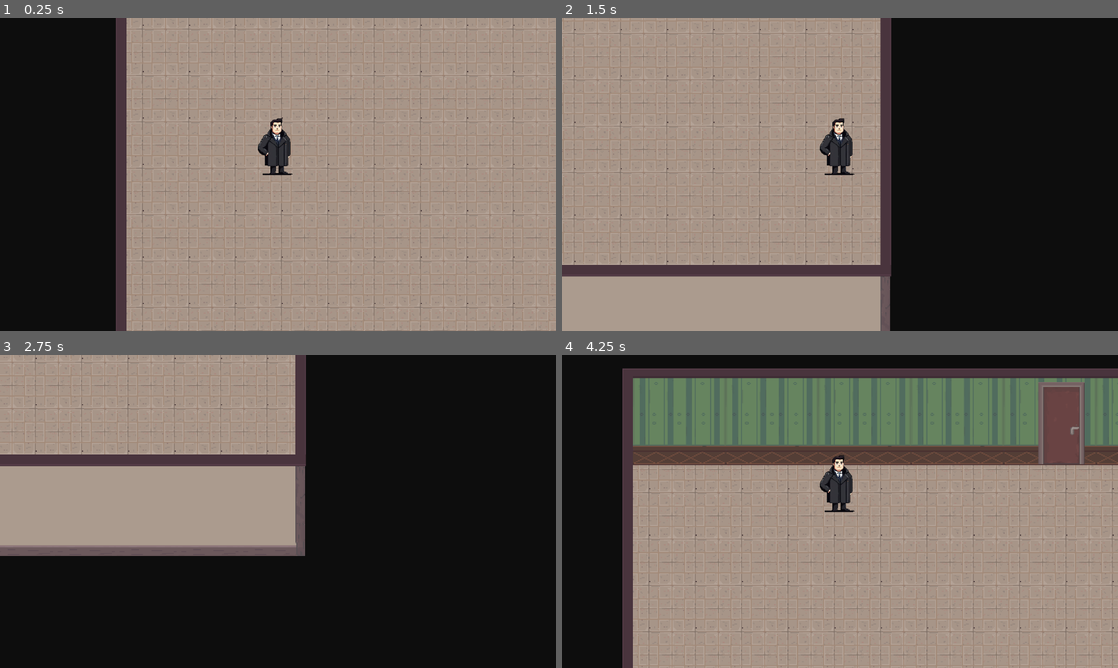
Above: before the commit, frames 1-4 (two rows, left to right).
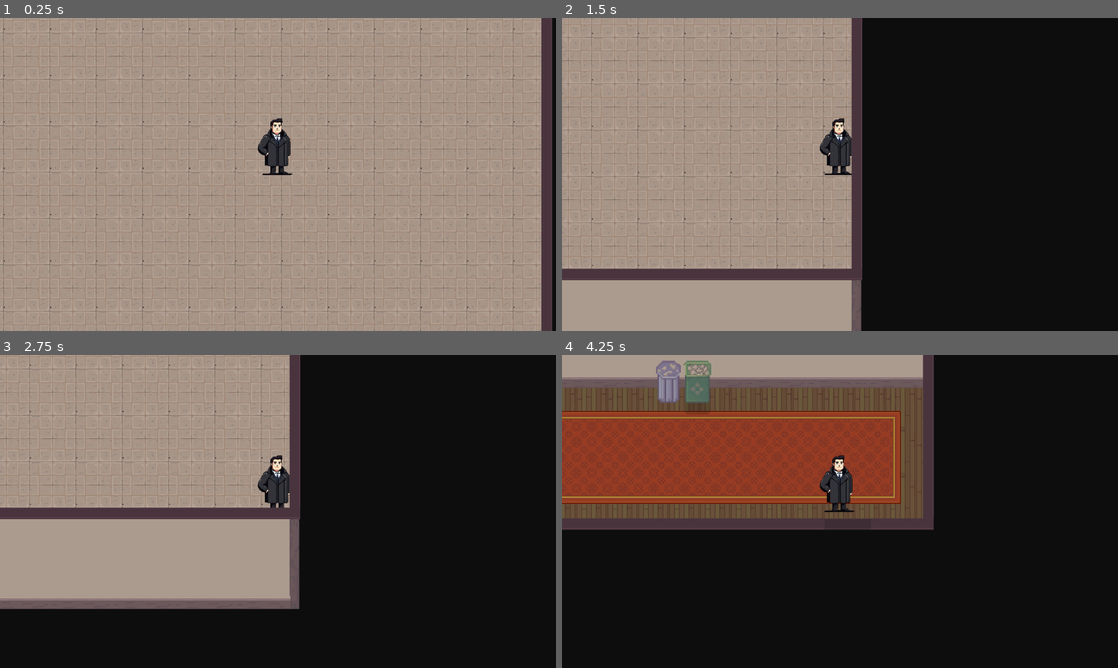
Above: after the commit, the same moments.

Repository: AmigoMarconi/tyashkov_game
Game: Godot game, scene res://scenes/ladder_room.tscn
The game is run twice, just before and just after one commit, with the same random seed, the same clock (stepped at 60 frames per second) and the same inputs. This scene is started directly instead of the project's main scene.
Inputs:
- Up to frame 1 (0.25 s): no input
- Up to frame 2 (1.5 s): tap Enter at 0.5 s; hold D (right) 0.53-1.28 s; hold E (Use) 0.53-1.28 s; hold S (down) from 1.28 s (still down); tap E (Use) at 1.35 s
- Up to frame 3 (2.75 s): release S (down) at 2.03 s; hold D (right) from 2.03 s (still down); hold E (Use) from 2.03 s (still down)
- Up to frame 4 (4.25 s): tap Space at 2.75 s; release D (right) at 2.78 s; release E (Use) at 2.78 s; hold W (up) 2.78-3.53 s; tap E (Use) at 2.85 s; hold A (left) from 3.53 s (still down); hold E (Use) from 3.53 s (still down)

The runs differ from the first frame. In frame 1, 28% of the frame differs, in the area x 0-100%, y 0-100%; in frame 2, 11%; in frame 3, 18%; in frame 4, 92%.

Commit message:
Добавил плавные переходы(BETA)

Diff:
--- a/GAYme/мягков-и-формула-времени/00_GLOBAL/LevelMeneger.gd
+++ b/GAYme/мягков-и-формула-времени/00_GLOBAL/LevelMeneger.gd
@@ -27,11 +27,15 @@
 	target_transition = _target_transition
 	position_offset = _position_offset
 
+	await SceneTransition.fade_out()
+
 	level_load_started.emit()
 
 	await get_tree().process_frame
 
 	get_tree().change_scene_to_file(level_path)
+
+	await SceneTransition.fade_in()
 
 	get_tree().paused = false
 
--- /dev/null
+++ b/GAYme/мягков-и-формула-времени/GUI/scene_transition/scene_transition.gd
@@ -0,0 +1,14 @@
+extends CanvasLayer
+
+@onready var animation_player : AnimationPlayer = $Control/AnimationPlayer
+
+
+func fade_out() -> bool:
+	animation_player.play("fade_out")
+	await animation_player.animation_finished
+	return true
+
+func fade_in() -> bool:
+	animation_player.play("fade_in")
+	await  animation_player.animation_finished
+	return true
--- /dev/null
+++ b/GAYme/мягков-и-формула-времени/GUI/scene_transition/scene_transition.tscn
@@ -0,0 +1,102 @@
+[gd_scene load_steps=7 format=3 uid="uid://blrh6cyfmr6gj"]
+
+[ext_resource type="Script" uid="uid://b1h3rhs4v8gno" path="res://GUI/scene_transition/scene_transition.gd" id="1_g0eyb"]
+
+[sub_resource type="Animation" id="Animation_y3vw3"]
+resource_name = "default"
+length = 0.2
+tracks/0/type = "value"
+tracks/0/imported = false
+tracks/0/enabled = true
+tracks/0/path = NodePath("Control/ColorRect:color")
+tracks/0/interp = 1
+tracks/0/loop_wrap = true
+tracks/0/keys = {
+"times": PackedFloat32Array(0.2),
+"transitions": PackedFloat32Array(1),
+"update": 0,
+"values": [Color(0, 0, 0, 0)]
+}
+
+[sub_resource type="Animation" id="Animation_g0eyb"]
+length = 0.001
+tracks/0/type = "value"
+tracks/0/imported = false
+tracks/0/enabled = true
+tracks/0/path = NodePath("Control/ColorRect:color")
+tracks/0/interp = 1
+tracks/0/loop_wrap = true
+tracks/0/keys = {
+"times": PackedFloat32Array(0),
+"transitions": PackedFloat32Array(1),
+"update": 0,
+"values": [Color(0, 0, 0, 0)]
+}
+
+[sub_resource type="Animation" id="Animation_ju5is"]
+resource_name = "fade_in"
+length = 0.2
+tracks/0/type = "value"
+tracks/0/imported = false
+tracks/0/enabled = true
+tracks/0/path = NodePath("Control/ColorRect:color")
+tracks/0/interp = 1
+tracks/0/loop_wrap = true
+tracks/0/keys = {
+"times": PackedFloat32Array(0, 0.2),
+"transitions": PackedFloat32Array(1, 1),
+"update": 0,
+"values": [Color(0, 0, 0, 1), Color(0, 0, 0, 0)]
+}
+
+[sub_resource type="Animation" id="Animation_iv0u0"]
+resource_name = "fade_out"
+length = 0.2
+tracks/0/type = "value"
+tracks/0/imported = false
+tracks/0/enabled = true
+tracks/0/path = NodePath("Control/ColorRect:color")
+tracks/0/interp = 1
+tracks/0/loop_wrap = true
+tracks/0/keys = {
+"times": PackedFloat32Array(0, 0.2),
+"transitions": PackedFloat32Array(1, 1),
+"update": 0,
+"values": [Color(0, 0, 0, 0), Color(0, 0, 0, 1)]
+}
+
+[sub_resource type="AnimationLibrary" id="AnimationLibrary_18lb8"]
+_data = {
+&"RESET": SubResource("Animation_g0eyb"),
+&"default": SubResource("Animation_y3vw3"),
+&"fade_in": SubResource("Animation_ju5is"),
+&"fade_out": SubResource("Animation_iv0u0")
+}
+
+[node name="SceneTransition" type="CanvasLayer"]
+process_mode = 3
+script = ExtResource("1_g0eyb")
+
+[node name="Control" type="Control" parent="."]
+layout_mode = 3
+anchors_preset = 15
+anchor_right = 1.0
+anchor_bottom = 1.0
+grow_horizontal = 2
+grow_vertical = 2
+
+[node name="ColorRect" type="ColorRect" parent="Control"]
+layout_mode = 1
+anchors_preset = 15
+anchor_right = 1.0
+anchor_bottom = 1.0
+grow_horizontal = 2
+grow_vertical = 2
+color = Color(0, 0, 0, 0)
+
+[node name="AnimationPlayer" type="AnimationPlayer" parent="Control"]
+root_node = NodePath("../..")
+libraries = {
+&"": SubResource("AnimationLibrary_18lb8")
+}
+autoplay = "default"
--- a/GAYme/мягков-и-формула-времени/level_perehod.tscn
+++ b/GAYme/мягков-и-формула-времени/level_perehod.tscn
@@ -4,7 +4,7 @@
 
 [sub_resource type="RectangleShape2D" id="RectangleShape2D_s4c1q"]
 resource_local_to_scene = true
-size = Vector2(16, 16)
+size = Vector2(16, 32)
 
 [node name="LevelPerehod" type="Area2D"]
 collision_layer = 0
--- a/GAYme/мягков-и-формула-времени/project.godot
+++ b/GAYme/мягков-и-формула-времени/project.godot
@@ -23,6 +23,7 @@
 LevelMeneger="*res://00_GLOBAL/LevelMeneger.gd"
 Interaction_manager="*res://interaction/interaction_manager.tscn"
 PlayerManager="*res://00_GLOBAL/global_player.gd"
+SceneTransition="*res://GUI/scene_transition/scene_transition.tscn"
 
 [display]
 
--- a/GAYme/мягков-и-формула-времени/scenes/game.tscn
+++ b/GAYme/мягков-и-формула-времени/scenes/game.tscn
@@ -401,7 +401,7 @@
 
 [node name="LevelPerehod" parent="." instance=ExtResource("9_0tnpc")]
 z_index = 1
-position = Vector2(871, 799)
+position = Vector2(872, 800)
 scale = Vector2(3.06351, 1.88636)
 level = "uid://1unars88n1n2"
 target_transition_area = "LevelPerehod"
--- a/GAYme/мягков-и-формула-времени/scenes/ladder_room.tscn
+++ b/GAYme/мягков-и-формула-времени/scenes/ladder_room.tscn
@@ -114,7 +114,6 @@
 shadow_size = 5
 
 [node name="Ladder_room" type="Node2D"]
-position = Vector2(-144, 4)
 script = ExtResource("1_vs2oe")
 
 [node name="Pause panel" type="CanvasLayer" parent="."]
@@ -420,17 +419,15 @@
 
 [node name="Y-sort" type="Node2D" parent="."]
 y_sort_enabled = true
-position = Vector2(-74, -10)
 
 [node name="Стены" type="TileMapLayer" parent="Y-sort"]
 z_index = 1
 y_sort_enabled = true
-position = Vector2(74, 10)
-tile_map_data = PackedByteArray("AAAPACAAAgATABgAAAATACAAAgATABgAAAAXACAAAgATABgAAAAbACAAAgATABgAAAAfACAAAgATABgAAAAjACAAAgATABgAAAAnACAAAgATABgAAAArACAAAgATABgAAAAvACAAAgATABgAAAAxACAAAgAXABgAAAANACAAAgASABgAAAA=")
+tile_map_data = PackedByteArray("AAAxACAAAgAXABgAAAAvACAAAgATABgAAAArACAAAgATABgAAAAnACAAAgATABgAAAAjACAAAgATABgAAAAfACAAAgATABgAAAAbACAAAgATABgAAAAXACAAAgATABgAAAATACAAAgATABgAAAAPACAAAgATABgAAAANACAAAgASABgAAAA=")
 tile_set = ExtResource("7_qtlsa")
 
 [node name="LevelPerehod" parent="." instance=ExtResource("8_4yo1t")]
-position = Vector2(659, 112)
+position = Vector2(661, 134)
 scale = Vector2(5.87691, 2.27424)
 level = "uid://34758hxq4qtn"
 target_transition_area = "LevelPerehod"
--- a/GAYme/мягков-и-формула-времени/scripts/LevelPerehod.gd
+++ b/GAYme/мягков-и-формула-времени/scripts/LevelPerehod.gd
@@ -87,5 +87,5 @@
 	collision_shape.position = new_position
 
 func _snap_to_grid() -> void:
-	position.x = round(position.x / 16) *16
-	position.y = round(position.x / 16) * 16
+	position.x = round(position.x / 8) * 8
+	position.y = round(position.x / 8) * 8
Not shown, added: GAYme/мягков-и-формула-времени/GUI/scene_transition/scene_transition.gd.uid
